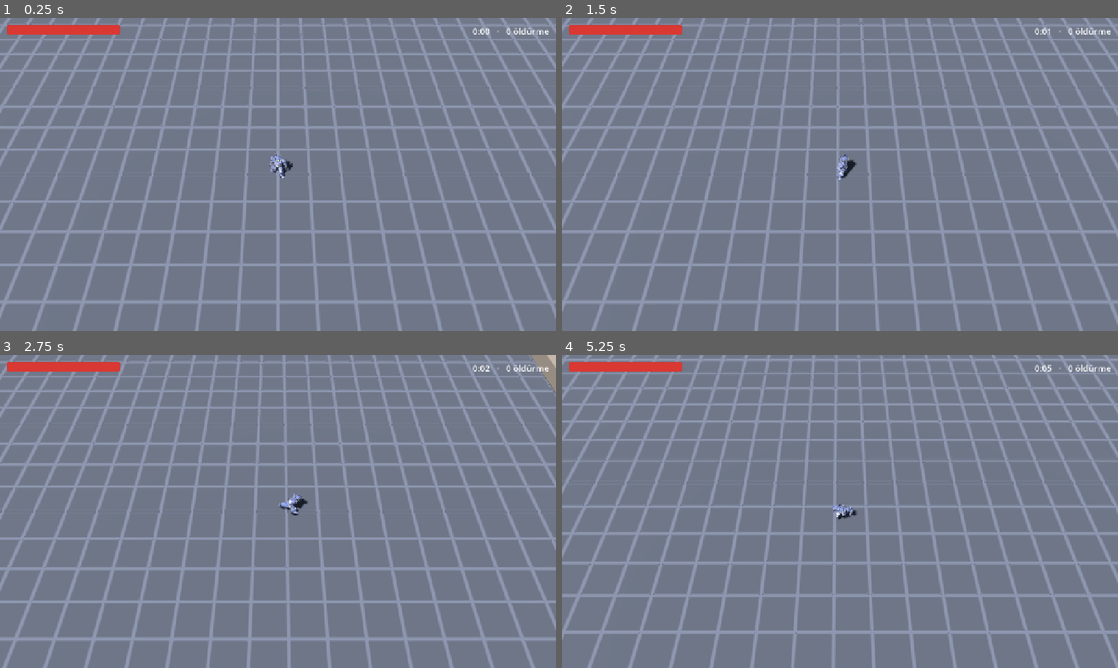
Above: before the commit, frames 1-4 (two rows, left to right).
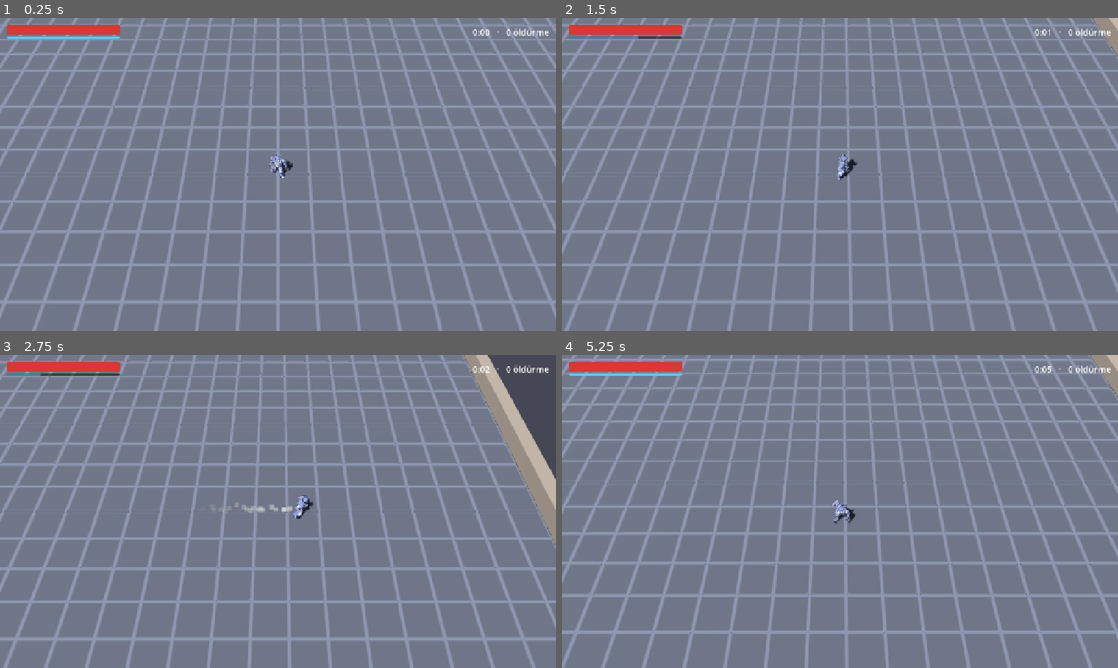
Above: after the commit, the same moments.

Repository: AIVoidLabs/Deadzone-Last-Stand
Game: Godot game, scene res://scenes/main.tscn
Same seed, same stepped clock (60 frames per second), same inputs: the game is played once before the commit and once after it.
Inputs (mouse positions are in pixels of both pictures, inside the frame that each line leads up to):
- Up to frame 1 (0.25 s): no input
- Up to frame 2 (1.5 s): tap Enter at 0.5 s; move the mouse to (962, 158) at 0.52 s; hold D (move_right) 0.53-1.25 s; tap Space (dash) at 0.6 s; click (962, 158) at 0.67 s; drag from (728, 190) to (812, 237) at 1.27 s
- Up to frame 3 (2.75 s): move the mouse to (333, 442) at 2.02 s; hold D (move_right) from 2.03 s (still down); hold Shift from 2.03 s (still down); tap Space (dash) at 2.3 s
- Up to frame 4 (5.25 s): release D (move_right) at 2.75 s; release Shift at 2.75 s; drag from (812, 574) to (673, 464) at 2.77 s; move the mouse to (1006, 558) at 3.52 s; hold A (move_left) 3.53-4.25 s; tap Ctrl at 3.6 s; tap Space (dash) at 3.8, 5.1 s; tap R (restart) at 4.15 s; drag from (673, 464) to (756, 433) at 4.27 s; move the mouse to (867, 511) at 5.02 s; hold S (move_down) from 5.03 s (still down); click (867, 511) at 5.17 s

The runs differ from the first frame. In frame 1, 0.3% of the frame differs, in the area x 1-99%, y 3-7%; in frame 2, 18%; in frame 3, 5.7%; in frame 4, 18%, in the area x 0-100%, y 0-100%.

Commit message:
feat: dash (3.4) - takla, dokunulmazlık, bekleme süresi, toz izi, HUD çubuğu
Dash saf zamanlayıcısı + testler. Dash sırasında asker hasar almaz ve
zombilerin içinden geçer (Tuning.FEATURE_DASH, FEATURE_DASH_PASS_THROUGH).

Co-Authored-By: Claude Fable 5.2 <noreply@anthropic.com>

Diff:
--- a/scripts/debug/capture.gd
+++ b/scripts/debug/capture.gd
@@ -1,7 +1,8 @@
 class_name Capture
 extends Node
 ## Ekran görüntüsü: `godot --path . -- --capture=build/shots/a.png [--capture-seconds=8]
-## [--capture-spawn=150] [--autopilot] [--debug-panel]`. Yalnız debug yapıda eklenir.
+## [--capture-spawn=150] [--autopilot] [--debug-panel] [--capture-dash=0.15]`. Yalnız debug yapıda eklenir.
+## --capture-dash=S: görüntüden S saniye önce dash attırır.
 ## --autopilot: asker ölümsüz, daire çizerek yürür.
 
 var player: Player
@@ -13,6 +14,7 @@
 var _spawn: int = 0
 var _autopilot: bool = false
 var _show_panel: bool = false
+var _dash_lead: float = -1.0
 var _time: float = 0.0
 var _angle: float = 0.0
 
@@ -34,6 +36,8 @@
 			_seconds = arg.trim_prefix("--capture-seconds=").to_float()
 		elif arg.begins_with("--capture-spawn="):
 			_spawn = arg.trim_prefix("--capture-spawn=").to_int()
+		elif arg.begins_with("--capture-dash="):
+			_dash_lead = arg.trim_prefix("--capture-dash=").to_float()
 		elif arg == "--autopilot":
 			_autopilot = true
 		elif arg == "--debug-panel":
@@ -52,6 +56,9 @@
 		_angle += delta * Tuning.BENCH_TURN_RATE
 		player.input_override = Vector2(-sin(_angle), cos(_angle))
 	_time += delta
+	if _dash_lead >= 0.0 and _time >= _seconds - _dash_lead:
+		_dash_lead = -1.0
+		player.request_dash()
 	if _time < _seconds:
 		return
 	var path: String = ProjectSettings.globalize_path("res://").path_join(_out)
--- a/scripts/enemies/enemy_manager.gd
+++ b/scripts/enemies/enemy_manager.gd
@@ -139,6 +139,7 @@
 func _move(delta: float) -> void:
 	var target: Vector2 = player.position_2d()
 	var hittable: bool = player.is_hittable()
+	var solid: bool = not (Tuning.FEATURE_DASH_PASS_THROUGH and player.is_dashing())
 	for i in _pos.size():
 		var p: Vector2 = _pos[i]
 		var dir: Vector2 = Steering.seek(p, target)
@@ -151,7 +152,7 @@
 		var reach: float = Tuning.PLAYER_RADIUS + _radius[i]
 		var away: Vector2 = p - target
 		var dist: float = away.length()
-		if dist < reach:
+		if solid and dist < reach:
 			if hittable:
 				player.take_hit(_damage[i])
 				hittable = player.is_hittable()
--- /dev/null
+++ b/scripts/fx/dash_dust.gd
@@ -0,0 +1,53 @@
+class_name DashDust
+extends RefCounted
+## Dash sırasında askerin ayak hizasından çıkan toz izi. Tek örnek askere bağlı kalır,
+## yalnız dash süresince yayar (yaratıp yok etme yok).
+
+const COLOR: Color = Color(0.85, 0.82, 0.75, 0.7)
+const PUFF_SIZE: float = 0.28
+const HEIGHT: float = 0.15
+const SPREAD_RADIUS: float = 0.25
+const RISE_SPEED: Vector2 = Vector2(0.3, 1.0)
+const SCALE_RANGE: Vector2 = Vector2(0.6, 1.4)
+
+
+static func create() -> CPUParticles3D:
+	var dust: CPUParticles3D = CPUParticles3D.new()
+	dust.name = "DashDust"
+	dust.emitting = false
+	dust.amount = Tuning.DASH_DUST_AMOUNT
+	dust.lifetime = Tuning.DASH_DUST_LIFETIME
+	# Parçacıklar dünyada kalır; asker ilerledikçe arkada iz oluşur.
+	dust.local_coords = false
+	dust.position.y = HEIGHT
+	dust.emission_shape = CPUParticles3D.EMISSION_SHAPE_SPHERE
+	dust.emission_sphere_radius = SPREAD_RADIUS
+	dust.direction = Vector3.UP
+	dust.spread = 60.0
+	dust.gravity = Vector3.ZERO
+	dust.initial_velocity_min = RISE_SPEED.x
+	dust.initial_velocity_max = RISE_SPEED.y
+	dust.scale_amount_min = SCALE_RANGE.x
+	dust.scale_amount_max = SCALE_RANGE.y
+	dust.color_ramp = _fade_ramp()
+	dust.mesh = _puff_mesh()
+	return dust
+
+
+static func _fade_ramp() -> Gradient:
+	var ramp: Gradient = Gradient.new()
+	ramp.set_color(0, COLOR)
+	ramp.set_color(1, Color(COLOR, 0.0))
+	return ramp
+
+
+static func _puff_mesh() -> QuadMesh:
+	var material: StandardMaterial3D = StandardMaterial3D.new()
+	material.shading_mode = BaseMaterial3D.SHADING_MODE_UNSHADED
+	material.transparency = BaseMaterial3D.TRANSPARENCY_ALPHA
+	material.billboard_mode = BaseMaterial3D.BILLBOARD_PARTICLES
+	material.vertex_color_use_as_albedo = true
+	var quad: QuadMesh = QuadMesh.new()
+	quad.size = Vector2(PUFF_SIZE, PUFF_SIZE)
+	quad.material = material
+	return quad
--- /dev/null
+++ b/scripts/game/dash.gd
@@ -0,0 +1,46 @@
+class_name Dash
+extends RefCounted
+## Dash zamanlayıcısı: süre ve bekleme. Bekleme, dash başladığı anda işlemeye başlar.
+
+var duration: float
+var cooldown: float
+var time_left: float = 0.0
+var cooldown_left: float = 0.0
+
+
+func _init(dash_duration: float, dash_cooldown: float) -> void:
+	duration = dash_duration
+	cooldown = dash_cooldown
+
+
+func can_start() -> bool:
+	return time_left <= 0.0 and cooldown_left <= 0.0
+
+
+## Başlayabildiyse true.
+func start() -> bool:
+	if not can_start():
+		return false
+	time_left = duration
+	cooldown_left = cooldown
+	return true
+
+
+## Dash bu adımda bittiyse true.
+func tick(delta: float) -> bool:
+	cooldown_left = maxf(0.0, cooldown_left - delta)
+	if time_left <= 0.0:
+		return false
+	time_left = maxf(0.0, time_left - delta)
+	return time_left <= 0.0
+
+
+func is_active() -> bool:
+	return time_left > 0.0
+
+
+## 1: hazır, 0: yeni kullanıldı.
+func readiness() -> float:
+	if cooldown <= 0.0:
+		return 1.0
+	return 1.0 - cooldown_left / cooldown
--- a/scripts/player/player.gd
+++ b/scripts/player/player.gd
@@ -1,15 +1,16 @@
 class_name Player
 extends CharacterBody3D
-## Asker: hareket, can, durum. Görüntüye dokunmaz; sinyalle haber verir.
+## Asker: hareket, dash, can, durum. Görüntüye dokunmaz; sinyalle haber verir.
 
 signal state_changed(new_state: int, old_state: int)
 signal event(event_name: StringName, data: Dictionary)
 signal died
 
-enum State { IDLE, MOVE, DEAD }
+enum State { IDLE, MOVE, DASH, DEAD }
 
 var state: State = State.IDLE
 var health: Health = Health.new(Tuning.PLAYER_MAX_HP)
+var dash: Dash = Dash.new(Tuning.DASH_DURATION, Tuning.DASH_COOLDOWN)
 ## XZ düzleminde bakış yönü (Vector2.y = dünya Z).
 var facing: Vector2 = Vector2(0.0, 1.0)
 var god_mode: bool = false
@@ -18,6 +19,8 @@
 var input_override: Vector2 = Vector2.ZERO
 
 var _iframes_left: float = 0.0
+var _dash_direction: Vector2 = Vector2.ZERO
+var _dash_requested: bool = false
 
 
 func _init() -> void:
@@ -41,14 +44,23 @@
 		return
 	_iframes_left = maxf(0.0, _iframes_left - delta)
 	var input: Vector2 = _read_input()
-	var planar: Vector2 = Locomotion.step(
-		Vector2(velocity.x, velocity.z), input, Tuning.PLAYER_SPEED, Tuning.PLAYER_ACCEL, Tuning.PLAYER_FRICTION, delta)
+	if dash.tick(delta):
+		_end_dash()
+	if _wants_dash():
+		_try_start_dash(input)
+	var planar: Vector2
+	if dash.is_active():
+		planar = _dash_direction * Tuning.DASH_SPEED
+	else:
+		planar = Locomotion.step(
+			Vector2(velocity.x, velocity.z), input, Tuning.PLAYER_SPEED, Tuning.PLAYER_ACCEL, Tuning.PLAYER_FRICTION, delta)
+		if input != Vector2.ZERO:
+			facing = input.normalized()
 	velocity = Vector3(planar.x, 0.0, planar.y)
 	move_and_slide()
 	global_position.y = 0.0
-	if input != Vector2.ZERO:
-		facing = input.normalized()
-	_set_state(State.MOVE if planar.length_squared() > 0.01 else State.IDLE)
+	if not dash.is_active():
+		_set_state(State.MOVE if planar.length_squared() > 0.01 else State.IDLE)
 
 
 func planar_speed() -> float:
@@ -59,8 +71,17 @@
 	return Vector2(global_position.x, global_position.z)
 
 
+func is_dashing() -> bool:
+	return state == State.DASH
+
+
 func is_hittable() -> bool:
-	return state != State.DEAD and _iframes_left <= 0.0 and not god_mode
+	return state != State.DEAD and state != State.DASH and _iframes_left <= 0.0 and not god_mode
+
+
+## Klavye dışından dash isteği (debug araçları).
+func request_dash() -> void:
+	_dash_requested = true
 
 
 func take_hit(amount: float) -> void:
@@ -75,6 +96,29 @@
 		died.emit()
 
 
+func _wants_dash() -> bool:
+	var wanted: bool = _dash_requested or (not use_input_override and Input.is_action_just_pressed(&"dash"))
+	_dash_requested = false
+	return wanted and Tuning.FEATURE_DASH
+
+
+func _try_start_dash(input: Vector2) -> void:
+	if not dash.start():
+		return
+	_dash_direction = input.normalized() if input != Vector2.ZERO else facing
+	facing = _dash_direction
+	_set_state(State.DASH)
+	event.emit(&"dash_started", {"duration": Tuning.DASH_DURATION, "direction": _dash_direction})
+
+
+func _end_dash() -> void:
+	# Dash biter bitmez yakalanmasın diye kısa bir dokunulmazlık payı.
+	_iframes_left = maxf(_iframes_left, Tuning.DASH_EXIT_IFRAMES)
+	velocity = Vector3(_dash_direction.x, 0.0, _dash_direction.y) * Tuning.PLAYER_SPEED
+	_set_state(State.MOVE)
+	event.emit(&"dash_ended", {})
+
+
 func _read_input() -> Vector2:
 	var v: Vector2 = input_override if use_input_override else Input.get_vector(&"move_left", &"move_right", &"move_up", &"move_down")
 	return v.limit_length(1.0)
--- a/scripts/player/player_visual.gd
+++ b/scripts/player/player_visual.gd
@@ -17,6 +17,7 @@
 var _animator: PlayerAnimator
 var _move_blend: float = 0.0
 var _blink_left: float = 0.0
+var _dust: CPUParticles3D
 
 
 func _ready() -> void:
@@ -28,6 +29,9 @@
 		_build_model()
 	else:
 		_build_capsule()
+	if Tuning.FEATURE_DASH_DUST:
+		_dust = DashDust.create()
+		add_child(_dust)
 	_player.event.connect(_on_event)
 	_player.state_changed.connect(_on_state_changed)
 
@@ -45,6 +49,12 @@
 
 
 func _on_event(event_name: StringName, data: Dictionary) -> void:
+	if event_name == &"dash_started":
+		_on_dash_started()
+		return
+	if event_name == &"dash_ended":
+		_set_dust(false)
+		return
 	if event_name != &"hit":
 		return
 	if _animator != null:
@@ -67,10 +77,23 @@
 		scale = Vector3(1.0, DEAD_SQUASH, 1.0)
 
 
+func _on_dash_started() -> void:
+	if _animator != null:
+		_animator.set_roll_duration(Tuning.DASH_ROLL_ANIM_TIME)
+		_animator.play_roll()
+	_set_dust(true)
+
+
+func _set_dust(emitting: bool) -> void:
+	if _dust != null:
+		_dust.emitting = emitting
+
+
 func _update_locomotion(delta: float) -> void:
 	if _animator == null:
 		return
 	var speed: float = _player.planar_speed() if _player.state != Player.State.DEAD else 0.0
+	speed = minf(speed, Tuning.PLAYER_SPEED)
 	var target: float = clampf(speed / Tuning.PLAYER_SPEED, 0.0, 1.0)
 	_move_blend = lerpf(_move_blend, target, 1.0 - exp(-Tuning.PLAYER_ANIM_MOVE_SHARPNESS * delta))
 	_animator.set_locomotion(_move_blend, speed / Tuning.PLAYER_RUN_ANIM_SPEED)
@@ -79,7 +102,7 @@
 func _update_lean(yaw_error: float, delta: float) -> void:
 	var forward: float = 0.0
 	var side: float = 0.0
-	if Tuning.FEATURE_PLAYER_LEAN and _player.state != Player.State.DEAD:
+	if Tuning.FEATURE_PLAYER_LEAN and _player.state != Player.State.DEAD and not _player.is_dashing():
 		forward = Locomotion.forward_lean(_player.planar_speed(), Tuning.PLAYER_SPEED, deg_to_rad(Tuning.PLAYER_LEAN_FORWARD_DEG))
 		side = Locomotion.turn_lean(yaw_error, Tuning.PLAYER_LEAN_TURN_GAIN, deg_to_rad(Tuning.PLAYER_LEAN_TURN_DEG))
 	var weight: float = 1.0 - exp(-Tuning.PLAYER_LEAN_SHARPNESS * delta)
--- a/scripts/tuning.gd
+++ b/scripts/tuning.gd
@@ -9,6 +9,10 @@
 const FEATURE_PLAYER_IFRAMES: bool = true
 const FEATURE_SPAWN_RAMP: bool = true
 const FEATURE_START_FULLSCREEN: bool = true
+const FEATURE_DASH: bool = true
+## Dash sırasında asker zombilerin içinden geçer (kapalıysa onları iter).
+const FEATURE_DASH_PASS_THROUGH: bool = true
+const FEATURE_DASH_DUST: bool = true
 ## Kapalıyken asker Aşama 1'deki kapsülle çizilir.
 const FEATURE_PLAYER_MODEL: bool = true
 ## Kapalıyken zombiler Aşama 1'deki kutularla çizilir.
@@ -32,6 +36,17 @@
 const PLAYER_HEIGHT: float = 1.8
 const PLAYER_HIT_IFRAMES: float = 0.5
 const PLAYER_TURN_SHARPNESS: float = 14.0
+
+# --- Dash ---
+const DASH_SPEED: float = 15.0
+const DASH_DURATION: float = 0.35
+const DASH_COOLDOWN: float = 1.4
+## Dash bittikten sonraki kısa dokunulmazlık (sn).
+const DASH_EXIT_IFRAMES: float = 0.12
+## Takla klibinin oynatıldığı süre (sn); dash'ten biraz uzun, kalkış koşuya karışır.
+const DASH_ROLL_ANIM_TIME: float = 0.6
+const DASH_DUST_AMOUNT: int = 24
+const DASH_DUST_LIFETIME: float = 0.45
 
 # --- Asker görüntüsü ---
 ## Animasyonlar arası geçiş süresi (sn).
--- a/scripts/ui/hud.gd
+++ b/scripts/ui/hud.gd
@@ -7,6 +7,10 @@
 const BAR_CORNER_RADIUS: int = 4
 const HP_FILL_COLOR: Color = Color(0.85, 0.22, 0.2)
 const HP_BACK_COLOR: Color = Color(0.0, 0.0, 0.0, 0.5)
+const DASH_BAR_HEIGHT: float = 6.0
+const DASH_BAR_GAP: int = 4
+const DASH_READY_COLOR: Color = Color(0.35, 0.8, 1.0)
+const DASH_CHARGING_COLOR: Color = Color(0.35, 0.8, 1.0, 0.45)
 const OVERLAY_COLOR: Color = Color(0.0, 0.0, 0.0, 0.55)
 const TITLE_FONT_SIZE: int = 48
 const TEXT_FONT_SIZE: int = 20
@@ -14,6 +18,8 @@
 var _player: Player
 var _enemies: EnemyManager
 var _hp_bar: ProgressBar
+var _dash_bar: ProgressBar
+var _dash_fill: StyleBoxFlat
 var _stats_label: Label
 var _over: Control
 var _over_label: Label
@@ -35,6 +41,9 @@
 func _process(_delta: float) -> void:
 	_hp_bar.max_value = _player.health.maximum
 	_hp_bar.value = _player.health.current
+	var readiness: float = _player.dash.readiness()
+	_dash_bar.value = readiness
+	_dash_fill.bg_color = DASH_READY_COLOR if readiness >= 1.0 else DASH_CHARGING_COLOR
 	_stats_label.text = "%s   ·   %d öldürme" % [_format_time(_enemies.elapsed), _enemies.kills]
 
 
@@ -52,7 +61,19 @@
 	_hp_bar.show_percentage = false
 	_hp_bar.add_theme_stylebox_override("background", _flat_box(HP_BACK_COLOR))
 	_hp_bar.add_theme_stylebox_override("fill", _flat_box(HP_FILL_COLOR))
-	row.add_child(_hp_bar)
+	var bars: VBoxContainer = VBoxContainer.new()
+	bars.add_theme_constant_override("separation", DASH_BAR_GAP)
+	row.add_child(bars)
+	bars.add_child(_hp_bar)
+	_dash_bar = ProgressBar.new()
+	_dash_bar.custom_minimum_size = Vector2(BAR_SIZE.x, DASH_BAR_HEIGHT)
+	_dash_bar.max_value = 1.0
+	_dash_bar.show_percentage = false
+	_dash_bar.visible = Tuning.FEATURE_DASH
+	_dash_fill = _flat_box(DASH_READY_COLOR)
+	_dash_bar.add_theme_stylebox_override("background", _flat_box(HP_BACK_COLOR))
+	_dash_bar.add_theme_stylebox_override("fill", _dash_fill)
+	bars.add_child(_dash_bar)
 	var spacer: Control = Control.new()
 	spacer.size_flags_horizontal = Control.SIZE_EXPAND_FILL
 	row.add_child(spacer)
--- /dev/null
+++ b/tests/test_dash.gd
@@ -0,0 +1,52 @@
+extends GutTest
+
+const STEP: float = 1.0 / 60.0
+
+
+func _new_dash() -> Dash:
+	return Dash.new(Tuning.DASH_DURATION, Tuning.DASH_COOLDOWN)
+
+
+func test_starts_ready() -> void:
+	var dash: Dash = _new_dash()
+	assert_true(dash.can_start())
+	assert_almost_eq(dash.readiness(), 1.0, 0.0001)
+
+
+func test_start_activates_and_blocks_restart() -> void:
+	var dash: Dash = _new_dash()
+	assert_true(dash.start())
+	assert_true(dash.is_active())
+	assert_false(dash.start())
+	assert_almost_eq(dash.readiness(), 0.0, 0.0001)
+
+
+func test_ends_after_duration_and_reports_once() -> void:
+	var dash: Dash = _new_dash()
+	dash.start()
+	var end_reports: int = 0
+	var elapsed: float = 0.0
+	while elapsed < Tuning.DASH_DURATION + 0.5:
+		if dash.tick(STEP):
+			end_reports += 1
+			assert_almost_eq(elapsed + STEP, Tuning.DASH_DURATION, STEP)
+		elapsed += STEP
+	assert_eq(end_reports, 1)
+	assert_false(dash.is_active())
+
+
+func test_cooldown_blocks_until_elapsed() -> void:
+	var dash: Dash = _new_dash()
+	dash.start()
+	dash.tick(Tuning.DASH_COOLDOWN - 0.01)
+	assert_false(dash.can_start())
+	dash.tick(0.02)
+	assert_true(dash.can_start())
+	assert_true(dash.start())
+
+
+func test_readiness_grows_with_time() -> void:
+	var dash: Dash = _new_dash()
+	dash.start()
+	dash.tick(Tuning.DASH_COOLDOWN * 0.5)
+	assert_almost_eq(dash.readiness(), 0.5, 0.0001)
Not shown, added: scripts/fx/dash_dust.gd.uid
Not shown, added: scripts/game/dash.gd.uid
Not shown, added: tests/test_dash.gd.uid
